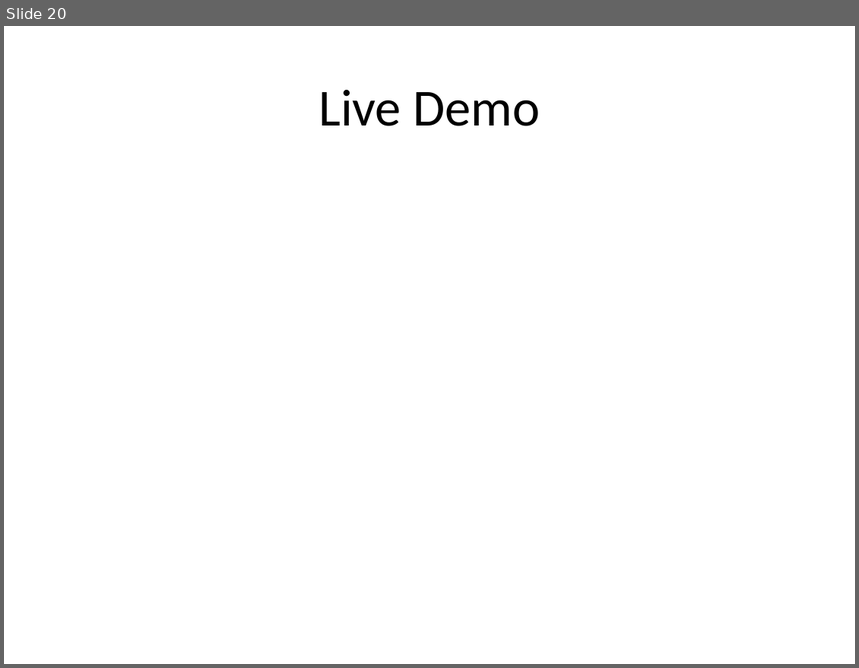
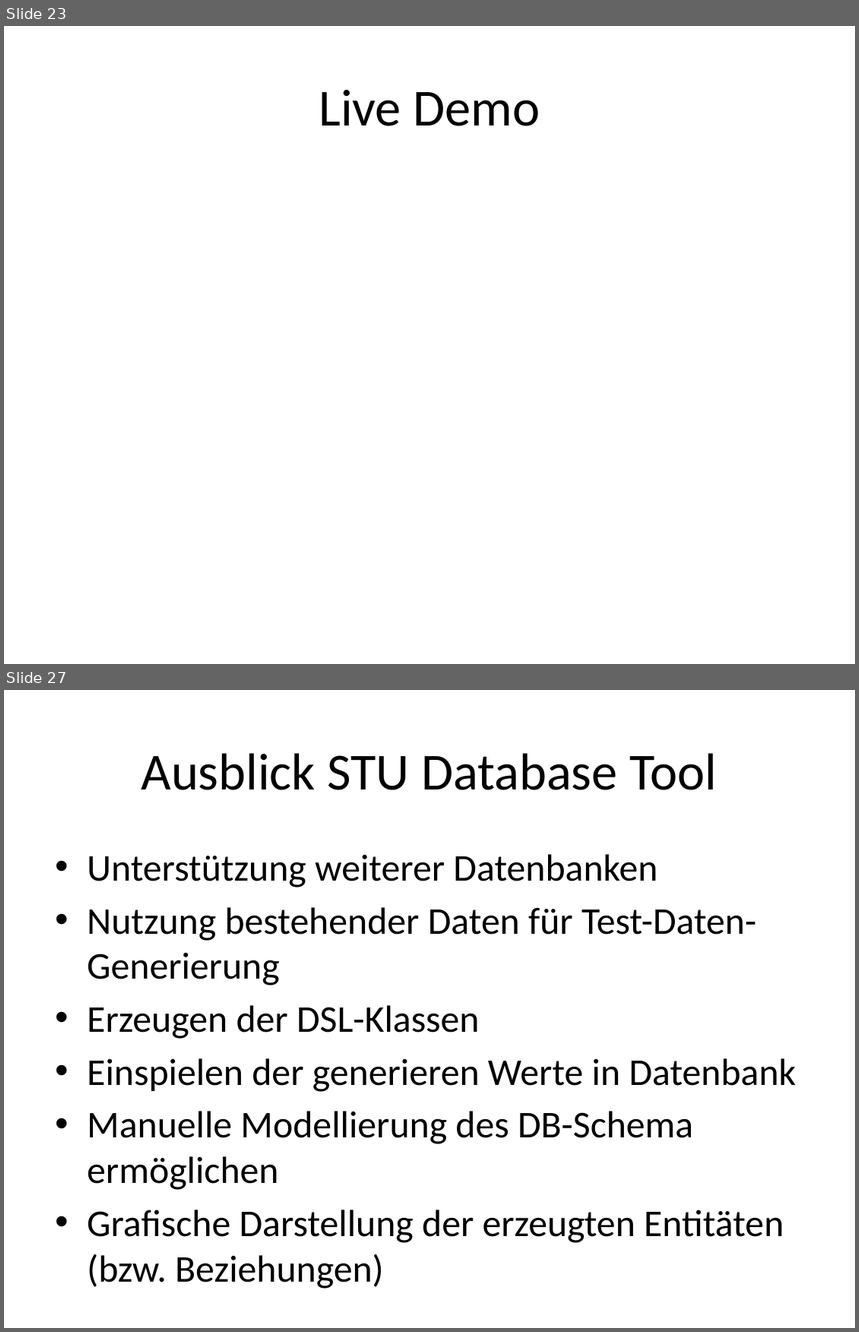
Before and after one commit to seerhein-lab/testdata-dsl, a slide deck: documentation/seitenbau/praesentation.pptx. Shown one above the other, each under a label of ours: slide 20 before the commit, slides 23 and 27 after it; the slides between them are not shown. The pictures are 859x668 and 859x1332 pixels, drawn with LibreOffice and Linux fonts; fonts in the diff are those of the drawing. Boxes give left, top, right and bottom in pixels: in the first picture for what was removed or moved away, otherwise in the second. Text is boxed around its words. In the diff, an @@ line names an element or a change of style, - is before the commit and + after.

```diff
--- a/documentation/seitenbau/praesentation.pptx
+++ b/documentation/seitenbau/praesentation.pptx
@@ slide 27 added at [4,690,855,1328], background #FFFFFF @@
@@ title added at [141,753,717,790], 44 pt, text #000000 @@
+Ausblick STU Database Tool
@@ text added at [87,854,797,1289], 32 pt, text #000000 @@
+• Unterstützung weiterer Datenbanken
+• Nutzung bestehender Daten für Test-Daten-Generierung
+• Erzeugen der DSL-Klassen
+• Einspielen der generieren Werte in Datenbank
+• Manuelle Modellierung des DB-Schema ermöglichen
+• Grafische Darstellung der erzeugten Entitäten (bzw. Beziehungen)
@@ what was slide 20 is now slide 23 @@
```
Also in this commit, not shown: 6 slides changed, 7 other slides added, 8 other files.
